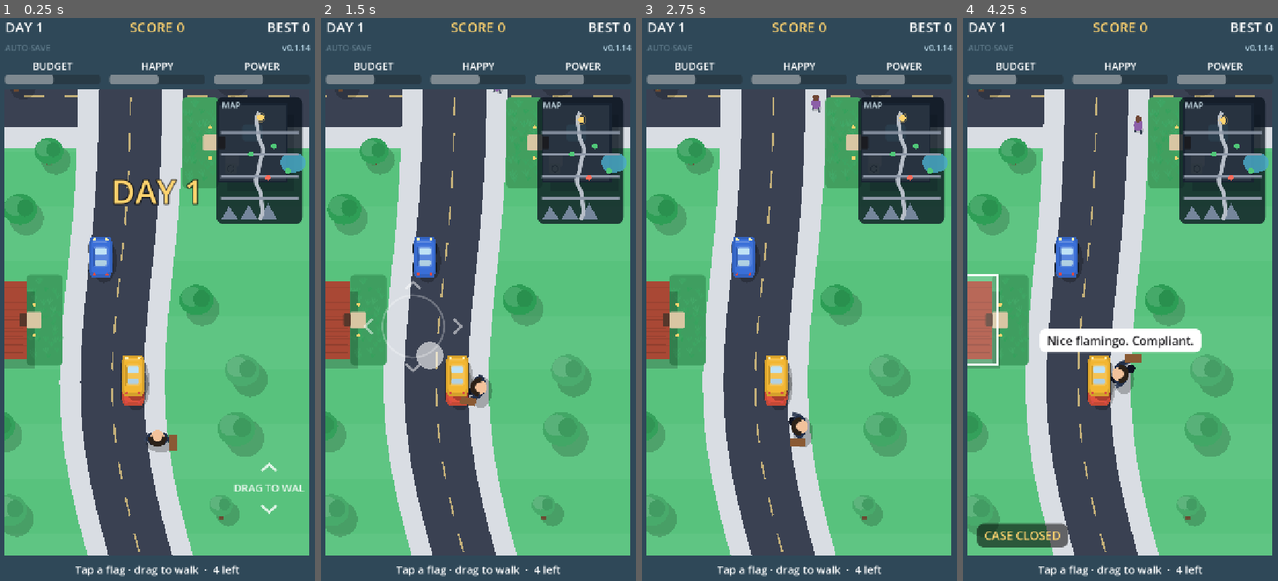
Above: before the commit, frames 1-4 (left to right).
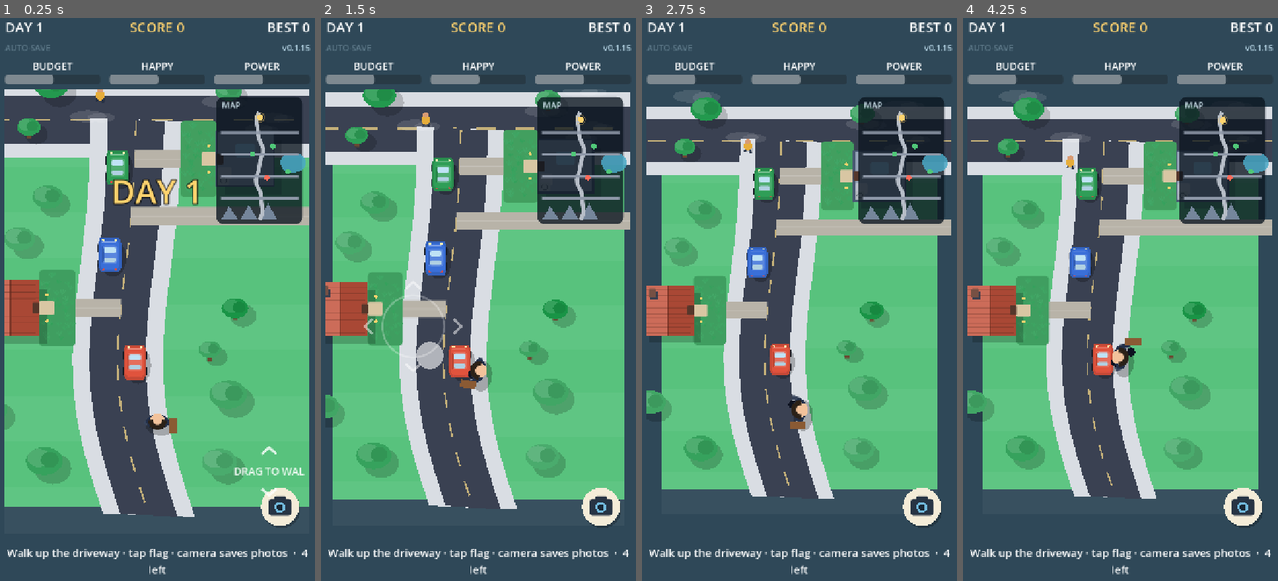
Above: after the commit, the same moments.

Repository: ssnanda/hoagame
Game: Godot game, scene res://scenes/main.tscn
Two runs of this game, one before a commit and one after it. Both use one fixed random seed, a clock stepped at 60 frames per second and the inputs below.
Inputs (mouse positions are in pixels of both pictures, inside the frame that each line leads up to):
- Up to frame 1 (0.25 s): no input
- Up to frame 2 (1.5 s): tap A at 0.5, 1.25 s; drag from (478, 322) to (510, 170) at 0.52 s; drag from (412, 327) to (462, 412) at 1.27 s
- Up to frame 3 (2.75 s): tap A at 2 s; move the mouse to (831, 170) at 2.02 s; hold Right (ui_right) from 2.03 s (still down)
- Up to frame 4 (4.25 s): release Right (ui_right) at 2.75 s; tap A at 2.75, 3.5 s; drag from (1104, 412) to (1022, 209) at 2.77 s; move the mouse to (1218, 383) at 3.52 s; hold Left (ui_left) from 3.53 s (still down); tap Enter (ui_accept) at 3.77 s

The runs differ from the first frame. In frame 1, 31% of the frame differs, in the area x 1-99%, y 4-100%; in frame 2, 36%; in frame 3, 41%; in frame 4, 42%.

Commit message:
Release HOA President 0.1.15+16

Diff:
--- a/project.godot
+++ b/project.godot
@@ -11,7 +11,7 @@
 [application]
 
 config/name="HOA President"
-config/version="0.1.14"
+config/version="0.1.15"
 run/main_scene="res://scenes/main.tscn"
 config/features=PackedStringArray("4.7", "Mobile")
 config/icon="res://icon.svg"
--- a/scripts/main.gd
+++ b/scripts/main.gd
@@ -123,7 +123,7 @@
 
 func _update_task() -> void:
 	var left := _complaints.size() - _done
-	_task_label.text = "Tap a flag · drag to walk  ·  %d left" % left
+	_task_label.text = "Walk up the driveway · tap flag · camera saves photos  ·  %d left" % left
 
 
 func _on_visit(house: int) -> void:
--- a/scripts/street.gd
+++ b/scripts/street.gd
@@ -9,15 +9,18 @@
 const HOUSE_MARGIN := 520.0
 const WORLD_H := HOUSE_MARGIN * 2.0 + HOUSE_SPACING * (HOUSE_COUNT - 1)
 const WORLD_W := 1800.0
-const ROAD_HALF := 70.0
-const WALK_W := 46.0
-const HOUSE_W := 150.0
-const HOUSE_D := 170.0
+const ROAD_HALF := 62.0
+const WALK_W := 38.0
+const HOUSE_W := 126.0
+const HOUSE_D := 144.0
 const YARD_GAP := 80.0
 const WALK_SPEED := 380.0
 const STICK_RANGE := 110.0
 const DEADZONE := 0.12
-const NEAR_DIST := 120.0
+const NEAR_DIST := 150.0
+const DRIVEWAY_HALF := 30.0
+const WORLD_TILT := 0.84
+const WALK_WORLD_SCALE := 0.90
 const TUFTS := 46
 const INCH_PX := 4.5
 const WALKER_K := 1.4
@@ -81,6 +84,10 @@
 ## -1 = left sidewalk, 0 = road center, 1 = right sidewalk.
 var _main_lane := 1
 var _lane_switch_ready := true
+var _world_scale := 1.0
+var _camera_flash := 0.0
+var _photo_message := ""
+var _photo_message_t := 0.0
 
 
 func _ready() -> void:
@@ -229,8 +236,12 @@
 
 
 func _tap_flag(pos: Vector2) -> bool:
+	if pos.distance_to(Vector2(size.x - 66.0, size.y - 72.0)) <= 48.0:
+		_take_photo.call_deferred()
+		return true
 	if pos.x >= size.x - 206.0 and pos.y <= 296.0:
 		return true
+	pos = _screen_to_world_draw(pos)
 	for i in HOUSE_COUNT:
 		var kind: String = _pins.get(i, "")
 		if kind != "lawn" and kind != "card":
@@ -256,7 +267,7 @@
 		var velocity := move.normalized() * WALK_SPEED * strength
 		var previous := Vector2(_player_x, _player_y)
 		var candidate := previous + velocity * delta
-		candidate.y = clampf(candidate.y, 140.0, WORLD_H - 140.0)
+		candidate.y = fposmod(candidate.y, WORLD_H)
 		var road_center := _road_x(candidate.y)
 		var closest_junction := float(JUNCTIONS[0])
 		for junction in JUNCTIONS:
@@ -265,17 +276,24 @@
 		var connector_x := _closest_connector(candidate.x)
 		var on_connector := absf(candidate.x - connector_x) < ROAD_HALF + WALK_W and candidate.y > float(JUNCTIONS[0]) - 120.0 and candidate.y < float(JUNCTIONS[3]) + 120.0
 		var on_side_street := absf(candidate.x - road_center) > ROAD_HALF + WALK_W and absf(candidate.y - closest_junction) < 150.0
+		var driveway_house := _driveway_at(candidate)
 		if on_connector and absf(candidate.y - closest_junction) >= 115.0:
 			candidate.x = clampf(candidate.x, connector_x - ROAD_HALF - WALK_W * 0.72,
 					connector_x + ROAD_HALF + WALK_W * 0.72)
+		elif driveway_house >= 0:
+			# Driveways connect each sidewalk to its front door, so the player can
+			# leave the walking lane only where the neighborhood visually supports it.
+			var home := _house_c(driveway_house)
+			candidate.y = clampf(candidate.y, home.y - DRIVEWAY_HALF, home.y + DRIVEWAY_HALF)
+			candidate.x = clampf(candidate.x, minf(home.x, road_center) - 18.0, maxf(home.x, road_center) + 18.0)
 		elif on_side_street:
 			candidate.y = clampf(candidate.y, closest_junction - ROAD_HALF - WALK_W * 0.65,
 					closest_junction + ROAD_HALF + WALK_W * 0.65)
-			candidate.x = clampf(candidate.x, 120.0, WORLD_W - 120.0)
+			candidate.x = fposmod(candidate.x, WORLD_W)
 		elif absf(candidate.y - closest_junction) < 115.0:
 			# The intersection is the only free-turn area. Moving beyond its outer
 			# sidewalk enters a side street instead of being clamped to the main road.
-			candidate.x = clampf(candidate.x, 120.0, WORLD_W - 120.0)
+			candidate.x = fposmod(candidate.x, WORLD_W)
 		else:
 			_update_main_lane(move.x)
 			var target_x := road_center + float(_main_lane) * SIDEWALK_CENTER
@@ -288,16 +306,45 @@
 		_moving = true
 	else:
 		_moving = false
+	_world_scale = lerpf(_world_scale, WALK_WORLD_SCALE if _moving else 1.0, 1.0 - exp(-5.0 * delta))
+	_camera_flash = maxf(0.0, _camera_flash - delta * 3.5)
+	_photo_message_t = maxf(0.0, _photo_message_t - delta)
 	_angle = lerp_angle(_angle, _face, 1.0 - exp(-12.0 * delta))
 	_cam = clampf(_player_y - size.y * 0.58, 0.0, maxf(0.0, WORLD_H - size.y))
 	_cam_x = clampf(_player_x - size.x * 0.5, 0.0, maxf(0.0, WORLD_W - size.x))
 	_near = -1
 	var best := NEAR_DIST
 	for i in HOUSE_COUNT:
-		var d := absf(_player_y - house_y(i))
+		var d := Vector2(_player_x, _player_y).distance_to(_house_c(i))
 		if d < best:
 			best = d
 			_near = i
+	queue_redraw()
+
+
+func _driveway_at(point: Vector2) -> int:
+	for i in HOUSE_COUNT:
+		var home := _house_c(i)
+		if absf(point.y - home.y) <= DRIVEWAY_HALF:
+			var road := _road_x(home.y)
+			if point.x >= minf(home.x, road) - 18.0 and point.x <= maxf(home.x, road) + 18.0:
+				return i
+	return -1
+
+
+func _screen_to_world_draw(point: Vector2) -> Vector2:
+	var center := Vector2(size.x * 0.5, size.y * 0.54)
+	var scale := Vector2(_world_scale, _world_scale * WORLD_TILT)
+	return center + (point - center) / scale
+
+
+func _take_photo() -> void:
+	var stamp := Time.get_datetime_string_from_system().replace(":", "-")
+	var path := "user://hoa-photo-%s.png" % stamp
+	var error := get_viewport().get_texture().get_image().save_png(path)
+	_photo_message = "PHOTO SAVED" if error == OK else "CAMERA ERROR"
+	_photo_message_t = 2.2
+	_camera_flash = 1.0 if error == OK else 0.0
 	queue_redraw()
 
 
@@ -361,6 +408,9 @@
 	var w := size.x
 	var h := size.y
 	var cx := w * 0.5
+	var world_center := Vector2(cx, h * 0.54)
+	draw_set_transform(world_center * (Vector2.ONE - Vector2(_world_scale, _world_scale * WORLD_TILT)),
+			0.0, Vector2(_world_scale, _world_scale * WORLD_TILT))
 	_draw_ground(w, h, cx)
 	_draw_ambience(w, h)
 	_draw_pet_stations()
@@ -377,7 +427,10 @@
 			_ellipse(tc + sh * 0.9, t.r, t.r, Color(0, 0, 0, 0.18))
 	for i in HOUSE_COUNT:
 		if _on_screen(house_y(i), 320.0):
-			_draw_house(i, sh)
+			var focus_scale := 1.20 if i == _near else 1.0
+			_set_world_transform(_house_c(i) - Vector2(_cam_x, _cam), focus_scale)
+			_draw_house(i, sh / focus_scale)
+			_set_world_transform()
 	for t in _trees:
 		if _on_screen(t.y):
 			var sway := sin(_time * 1.3 + float(t.phase)) * 3.0
@@ -397,7 +450,19 @@
 		draw_rect(Rect2(0, 0, w, h), Color(0.12, 0.1, 0.32, 0.4 * _dusk))
 	if _gloom > 0.0:
 		draw_rect(Rect2(0, 0, w, h), Color(0.25, 0.27, 0.32, 0.4 * _gloom))
+	draw_set_transform(Vector2.ZERO, 0.0, Vector2.ONE)
 	_draw_ui(w, h)
+	if _camera_flash > 0.0:
+		draw_rect(Rect2(Vector2.ZERO, size), Color(1, 1, 1, _camera_flash * 0.72))
+
+
+func _set_world_transform(focus := Vector2.ZERO, focus_scale := 1.0) -> void:
+	var base_scale := Vector2(_world_scale, _world_scale * WORLD_TILT)
+	var center := Vector2(size.x * 0.5, size.y * 0.54)
+	var origin := center * (Vector2.ONE - base_scale)
+	if focus_scale != 1.0:
+		origin += base_scale * focus * (1.0 - focus_scale)
+	draw_set_transform(origin, 0.0, base_scale * focus_scale)
 
 
 func _draw_ground(w: float, h: float, cx: float) -> void:
@@ -432,6 +497,19 @@
 			draw_rect(Rect2(-_cam_x, sy + ROAD_HALF, WORLD_W, WALK_W), walk)
 			for wx in range(0, int(WORLD_W), 90):
 				draw_line(Vector2(wx - _cam_x, sy), Vector2(wx + 44.0 - _cam_x, sy), Color("ffe08a", 0.7), 4.0)
+	# Curving residential lanes break up the grid and make the neighborhood feel
+	# grown-in. They meet the main avenue at their ends and weave through blocks.
+	for lane_i in 3:
+		var lane := PackedVector2Array()
+		var lane_y := WORLD_H * (0.27 + lane_i * 0.23)
+		for point_i in 15:
+			var t := float(point_i) / 14.0
+			var wx := 90.0 + t * (WORLD_W - 180.0)
+			var wy := lane_y + sin(t * TAU * 1.5 + lane_i * 1.7) * (72.0 + lane_i * 9.0)
+			lane.append(Vector2(wx - _cam_x, wy - _cam))
+		draw_polyline(lane, walk, ROAD_HALF * 2.0 + WALK_W * 2.0, true)
+		draw_polyline(lane, road, ROAD_HALF * 2.0, true)
+		draw_polyline(lane, Color("ffe08a", 0.68), 4.0, true)
 	for connector_i in CONNECTOR_XS.size():
 		for junction_i in range(connector_i, JUNCTIONS.size(), 2):
 			var circle_c := Vector2(float(CONNECTOR_XS[connector_i]) - _cam_x, float(JUNCTIONS[junction_i]) - _cam)
@@ -619,6 +697,12 @@
 
 func _draw_yard(i: int) -> void:
 	var r := _yard_rect(i)
+	var home := _house_c(i)
+	var road_x := _road_x(home.y)
+	var drive_start := Vector2(road_x - _cam_x, home.y - _cam)
+	var drive_end := Vector2(home.x - _side(i) * HOUSE_W * 0.46 - _cam_x, home.y - _cam)
+	draw_line(drive_start, drive_end, Color("b8b3a8").lerp(Color("686477"), _dusk * 0.5), DRIVEWAY_HALF * 1.55, true)
+	draw_line(drive_start, drive_end, Color(1, 1, 1, 0.16), 3.0, true)
 	var inches: float = _grass[i]
 	var tall := clampf((inches - 3.0) / 7.0, 0.0, 1.0)
 	_rr(r, Color("3f9e60").lerp(Color("b2b04a"), tall * 0.5).lerp(Color("1c5a3e"), _dusk * 0.5), 10)
@@ -704,11 +788,16 @@
 		return
 	var c := _house_c(i) - Vector2(_cam_x, _cam)
 	var pulse := 0.5 + 0.5 * sin(_time * 6.0)
-	var rect := Rect2(c.x - HOUSE_W * 0.5, c.y - HOUSE_D * 0.5, HOUSE_W, HOUSE_D).grow(10.0 + pulse * 4.0)
+	var rect := Rect2(c.x - HOUSE_W * 0.62, c.y - HOUSE_D * 0.62, HOUSE_W * 1.24, HOUSE_D * 1.24).grow(12.0 + pulse * 5.0)
 	var active: bool = _pins.get(i, "") in ["lawn", "card"]
 	var col := Color("ffd36e") if active else Color(1, 1, 1, 0.8)
 	draw_rect(rect, Color(col, 0.12 + 0.08 * pulse))
 	draw_rect(rect, Color(col, 0.95), false, 5.0)
+	if active:
+		var tag := Rect2(c.x - 58.0, rect.position.y - 36.0, 116.0, 30.0)
+		_rr(tag, Color("e0533d"), 8)
+		draw_string(ThemeDB.fallback_font, tag.position + Vector2(0.0, 22.0), "VIOLATION",
+				HORIZONTAL_ALIGNMENT_CENTER, tag.size.x, 17, Color.WHITE)
 
 
 func _draw_pin(i: int) -> void:
@@ -785,6 +874,13 @@
 func _draw_ui(w: float, h: float) -> void:
 	var font := ThemeDB.fallback_font
 	_draw_map(Rect2(w - 206.0, 16.0, 190.0, 280.0))
+	var camera_c := Vector2(w - 66.0, h - 72.0)
+	draw_circle(camera_c + Vector2(3.0, 5.0), 42.0, Color(0, 0, 0, 0.25))
+	draw_circle(camera_c, 42.0, Color("f4ecd8"))
+	_rr(Rect2(camera_c - Vector2(25.0, 17.0), Vector2(50.0, 36.0)), Color("273444"), 7)
+	_rr(Rect2(camera_c + Vector2(-13.0, -24.0), Vector2(26.0, 10.0)), Color("273444"), 4)
+	draw_circle(camera_c + Vector2(0.0, 1.0), 12.0, Color("71b9dc"))
+	draw_circle(camera_c + Vector2(0.0, 1.0), 7.0, Color("182735"))
 	if _dragging:
 		var knob := _anchor + (_finger - _anchor).limit_length(STICK_RANGE)
 		draw_arc(_anchor, STICK_RANGE * 0.62, 0.0, TAU, 40, Color(1, 1, 1, 0.28), 4.0, true)
@@ -812,6 +908,12 @@
 		var box := Rect2(20.0, h - 72.0, ts.x + 32.0, 52.0)
 		_rr(box, Color(0, 0, 0, 0.55), 14)
 		draw_string(font, box.position + Vector2(16.0, 36.0), prompt, HORIZONTAL_ALIGNMENT_LEFT, -1, 26, Color("ffd36e"))
+	if _photo_message_t > 0.0:
+		var photo_size := font.get_string_size(_photo_message, HORIZONTAL_ALIGNMENT_LEFT, -1, 22)
+		var photo_box := Rect2(camera_c.x - photo_size.x - 72.0, camera_c.y - 24.0, photo_size.x + 24.0, 48.0)
+		_rr(photo_box, Color(0.04, 0.08, 0.12, 0.82), 12)
+		draw_string(font, photo_box.position + Vector2(12.0, 32.0), _photo_message,
+				HORIZONTAL_ALIGNMENT_LEFT, -1, 22, Color.WHITE)
 
 
 func _draw_map(rect: Rect2) -> void:
Not shown, changed: export_presets.cfg
Not shown, changed: VERSION
